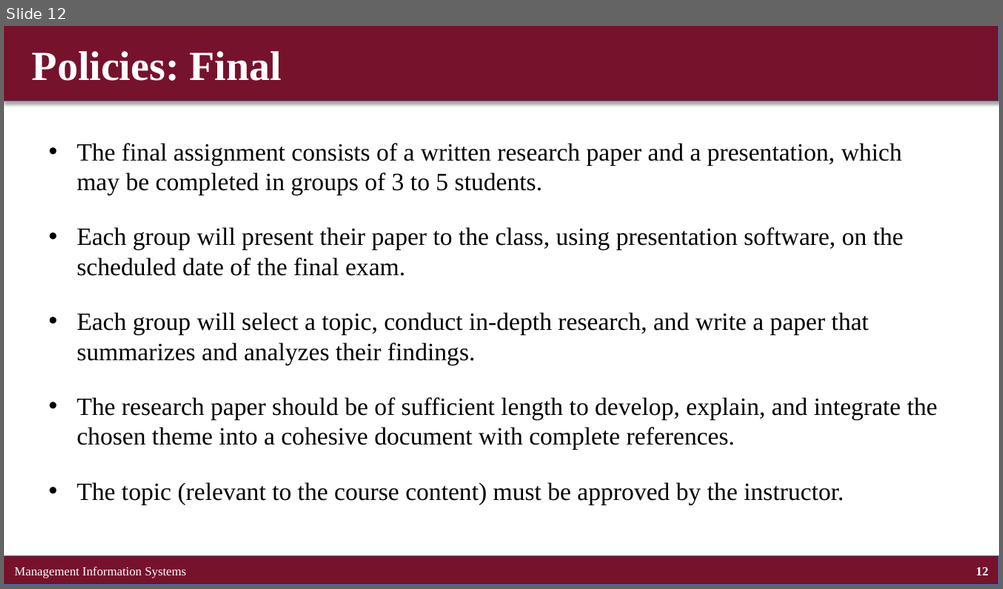
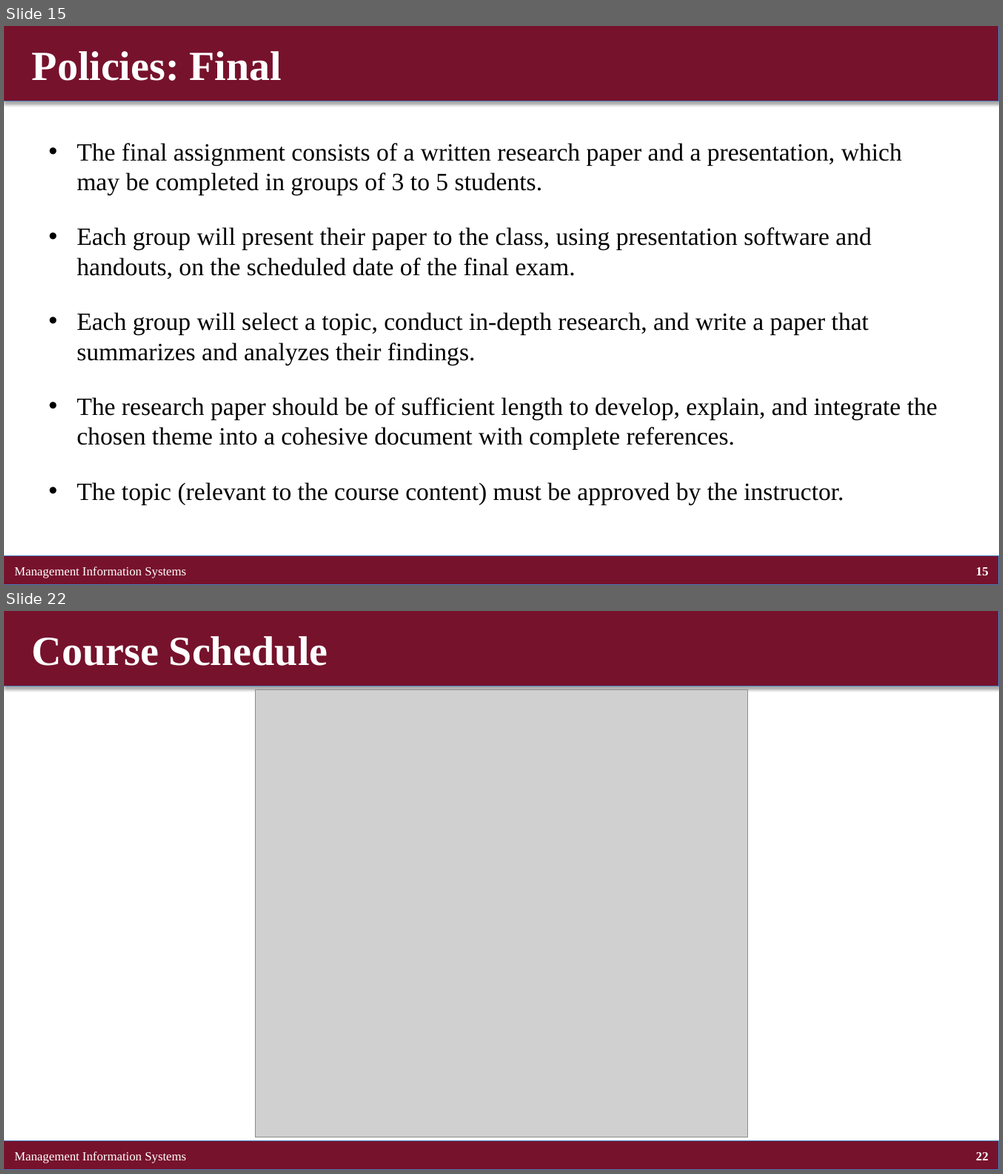
Before and after one commit to brianhwpark/brianhwpark.github.io, a slide deck: files/teaching-resources/concordiacollege-busn-315/busn-315-lecture-note/busn315-ch00.pptx. Shown one above the other, each under a label of ours: slide 12 before the commit, slides 15 and 22 after it; the slides between them are not shown. The pictures are 1003x589 and 1003x1174 pixels, drawn with LibreOffice and Linux fonts; fonts in the diff are those of the drawing; grey boxes stand for pictures. Boxes give left, top, right and bottom in pixels: in the first picture for what was removed or moved away, otherwise in the second. Text is boxed around its words. In the diff, an @@ line names an element or a change of style, - is before the commit and + after.

```diff
--- a/files/teaching-resources/concordiacollege-busn-315/busn-315-lecture-note/busn315-ch00.pptx
+++ b/files/teaching-resources/concordiacollege-busn-315/busn-315-lecture-note/busn315-ch00.pptx
@@ slide 22 added at [4,611,999,1170], background #FFFFFF @@
@@ rectangle added at [4,611,999,686], fill #77122C, outline #4B7EBC 0.75 pt @@
@@ text added at [32,636,328,666], 40 pt, text #FFFFFF, bold @@
+Course Schedule
@@ picture added at [256,690,747,1138] @@
@@ rectangle added at [4,1142,999,1170], fill #77122C, outline #4B7EBC 0.75 pt @@
@@ text added at [14,1152,186,1164], 12 pt, text #FFFFFF @@
+Management Information Systems
@@ page number added at [976,1153,988,1161], 12 pt, text #FFFFFF, bold @@
+22
@@ what was slide 12 is now slide 15 @@
@@ slide 15 changed as well @@
@@ text at [77,227,871,279]: text changed @@
-• Each group will present their paper to the class, using presentation software, on the scheduled date of the final exam.
+• Each group will present their paper to the class, using presentation software and handouts, on the scheduled date of the final exam.
@@ page number at [976,568,988,576]: text changed @@
-12
+15
```
Also in this commit, not shown: 8 other slides changed, 6 other slides added, 10 other files.
